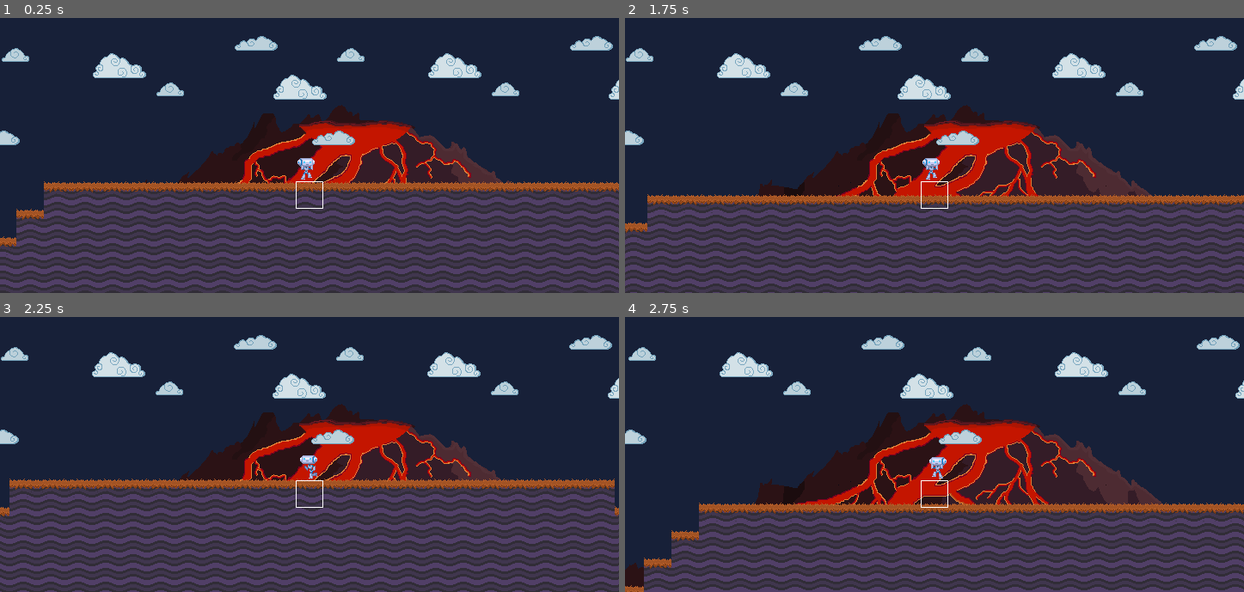
Above: before the commit, frames 1-4 (two rows, left to right).
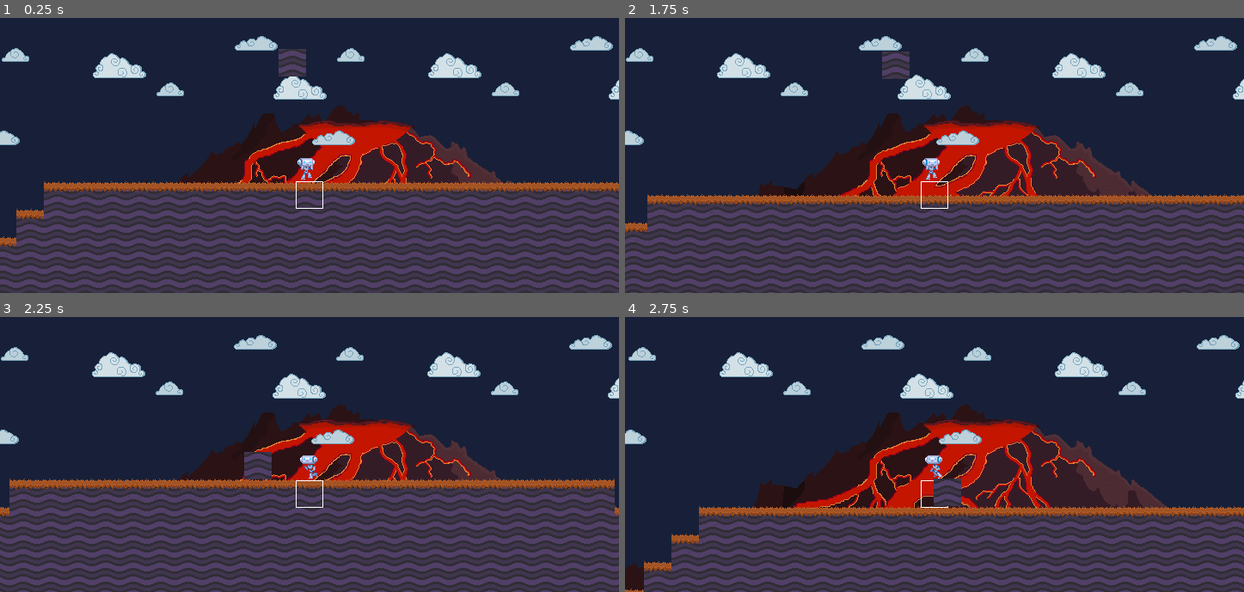
Above: after the commit, the same moments.

Repository: HaywardMorihara/SurviveTheIsland
Game: Godot game, scene res://src/Main/Game.tscn
The game is run twice, just before and just after one commit, with the same random seed, the same clock (stepped at 60 frames per second) and the same inputs.
Inputs:
- Up to frame 1 (0.25 s): no input
- Up to frame 2 (1.75 s): hold Tab (splitscreen) 0.53-1.28 s; hold D (move_right) from 0.53 s (still down); tap W (jump) at 0.77, 0.8, 1.07, 1.35, 1.52 s; tap Enter at 1.25 s; tap Tab (splitscreen) at 1.55 s
- Up to frame 3 (2.25 s): tap W (jump) at 1.82 s; release D (move_right) at 2.03 s; hold A (move_left) from 2.03 s (still down); tap Down (aim_down) at 2.1 s
- Up to frame 4 (2.75 s): keep holding A (move_left); tap W (jump) at 2.3 s

The runs differ from the first frame. In frame 1, 0.4% of the frame differs, in the area x 45-50%, y 11-22%; in frame 2, 0.4%; in frame 3, 0.4%; in frame 4, 17%, in the area x 0-100%, y 50-100%.
Error before the commit: Attempt to call function 'connect' in base 'null instance' on a null instance. (res://src/UserInterface/CoinsCounter.gd:20)
Error after the commit: Invalid get index 'offest' (on base: 'Sprite'). (res://src/Weather/LavaPiece.gd:11)

Commit message:
Work in progress
Just commiting some changes

Diff:
--- a/project.godot
+++ b/project.godot
@@ -14,7 +14,7 @@
 "language": "GDScript",
 "path": "res://src/Actors/Actor.gd"
 }, {
-"base": "Area2D",
+"base": "Position2D",
 "class": "BlockPlacement",
 "language": "GDScript",
 "path": "res://src/Actors/BlockPlacement.gd"
@@ -98,125 +98,125 @@
 jump={
 "deadzone": 0.5,
 "events": [ Object(InputEventJoypadButton,"resource_local_to_scene":false,"resource_name":"","device":0,"button_index":0,"pressure":0.0,"pressed":false,"script":null)
-, Object(InputEventKey,"resource_local_to_scene":false,"resource_name":"","device":0,"alt":false,"shift":false,"control":false,"meta":false,"command":false,"pressed":false,"scancode":87,"physical_scancode":0,"unicode":0,"echo":false,"script":null)
+, Object(InputEventKey,"resource_local_to_scene":false,"resource_name":"","device":0,"alt":false,"shift":false,"control":false,"meta":false,"command":false,"pressed":false,"scancode":87,"unicode":0,"echo":false,"script":null)
  ]
 }
 move_left={
 "deadzone": 0.5,
 "events": [ Object(InputEventJoypadButton,"resource_local_to_scene":false,"resource_name":"","device":0,"button_index":14,"pressure":0.0,"pressed":false,"script":null)
-, Object(InputEventKey,"resource_local_to_scene":false,"resource_name":"","device":0,"alt":false,"shift":false,"control":false,"meta":false,"command":false,"pressed":false,"scancode":65,"physical_scancode":0,"unicode":0,"echo":false,"script":null)
+, Object(InputEventKey,"resource_local_to_scene":false,"resource_name":"","device":0,"alt":false,"shift":false,"control":false,"meta":false,"command":false,"pressed":false,"scancode":65,"unicode":0,"echo":false,"script":null)
 , Object(InputEventJoypadMotion,"resource_local_to_scene":false,"resource_name":"","device":0,"axis":0,"axis_value":-1.0,"script":null)
  ]
 }
 move_right={
 "deadzone": 0.5,
 "events": [ Object(InputEventJoypadButton,"resource_local_to_scene":false,"resource_name":"","device":0,"button_index":15,"pressure":0.0,"pressed":false,"script":null)
-, Object(InputEventKey,"resource_local_to_scene":false,"resource_name":"","device":0,"alt":false,"shift":false,"control":false,"meta":false,"command":false,"pressed":false,"scancode":68,"physical_scancode":0,"unicode":0,"echo":false,"script":null)
+, Object(InputEventKey,"resource_local_to_scene":false,"resource_name":"","device":0,"alt":false,"shift":false,"control":false,"meta":false,"command":false,"pressed":false,"scancode":68,"unicode":0,"echo":false,"script":null)
 , Object(InputEventJoypadMotion,"resource_local_to_scene":false,"resource_name":"","device":0,"axis":0,"axis_value":1.0,"script":null)
  ]
 }
 shoot={
 "deadzone": 0.5,
-"events": [ Object(InputEventKey,"resource_local_to_scene":false,"resource_name":"","device":0,"alt":false,"shift":false,"control":false,"meta":false,"command":false,"pressed":false,"scancode":32,"physical_scancode":0,"unicode":0,"echo":false,"script":null)
+"events": [ Object(InputEventKey,"resource_local_to_scene":false,"resource_name":"","device":0,"alt":false,"shift":false,"control":false,"meta":false,"command":false,"pressed":false,"scancode":32,"unicode":0,"echo":false,"script":null)
 , Object(InputEventJoypadButton,"resource_local_to_scene":false,"resource_name":"","device":0,"button_index":2,"pressure":0.0,"pressed":false,"script":null)
 , Object(InputEventMouseButton,"resource_local_to_scene":false,"resource_name":"","device":0,"alt":false,"shift":false, …(202 unchanged characters)…
-, Object(InputEventKey,"resource_local_to_scene":false,"resource_name":"","device":0,"alt":false,"shift":false,"control":false,"meta":false,"command":false,"pressed":false,"scancode":16777350,"physical_scancode":0,"unicode":0,"echo":false,"script":null)
-, Object(InputEventKey,"resource_local_to_scene":false,"resource_name":"","device":0,"alt":false,"shift":false,"control":false,"meta":false,"command":false,"pressed":false,"scancode":16777238,"physical_scancode":0,"unicode":0,"echo":false,"script":null)
+, Object(InputEventKey,"resource_local_to_scene":false,"resource_name":"","device":0,"alt":false,"shift":false,"control":false,"meta":false,"command":false,"pressed":false,"scancode":16777350,"unicode":0,"echo":false,"script":null)
+, Object(InputEventKey,"resource_local_to_scene":false,"resource_name":"","device":0,"alt":false,"shift":false,"control":false,"meta":false,"command":false,"pressed":false,"scancode":16777238,"unicode":0,"echo":false,"script":null)
  ]
 }
 toggle_fullscreen={
 "deadzone": 0.5,
-"events": [ Object(InputEventKey,"resource_local_to_scene":false,"resource_name":"","device":0,"alt":false,"shift":false,"control":false,"meta":false,"command":false,"pressed":false,"scancode":16777254,"physical_scancode":0,"unicode":0,"echo":false,"script":null)
+"events": [ Object(InputEventKey,"resource_local_to_scene":false,"resource_name":"","device":0,"alt":false,"shift":false,"control":false,"meta":false,"command":false,"pressed":false,"scancode":16777254,"unicode":0,"echo":false,"script":null)
  ]
 }
 toggle_pause={
 "deadzone": 0.5,
-"events": [ Object(InputEventKey,"resource_local_to_scene":false,"resource_name":"","device":0,"alt":false,"shift":false,"control":false,"meta":false,"command":false,"pressed":false,"scancode":16777217,"physical_scancode":0,"unicode":0,"echo":false,"script":null)
+"events": [ Object(InputEventKey,"resource_local_to_scene":false,"resource_name":"","device":0,"alt":false,"shift":false,"control":false,"meta":false,"command":false,"pressed":false,"scancode":16777217,"unicode":0,"echo":false,"script":null)
 , Object(InputEventJoypadButton,"resource_local_to_scene":false,"resource_name":"","device":0,"button_index":11,"pressure":0.0,"pressed":false,"script":null)
  ]
 }
 jump_p1={
 "deadzone": 0.5,
-"events": [ Object(InputEventKey,"resource_local_to_scene":false,"resource_name":"","device":0,"alt":false,"shift":false,"control":false,"meta":false,"command":false,"pressed":false,"scancode":87,"physical_scancode":0,"unicode":0,"echo":false,"script":null)
+"events": [ Object(InputEventKey,"resource_local_to_scene":false,"resource_name":"","device":0,"alt":false,"shift":false,"control":false,"meta":false,"command":false,"pressed":false,"scancode":87,"unicode":0,"echo":false,"script":null)
 , Object(InputEventJoypadButton,"resource_local_to_scene":false,"resource_name":"","device":0,"button_index":0,"pressure":0.0,"pressed":false,"script":null)
  ]
 }
 move_left_p1={
 "deadzone": 0.5,
-"events": [ Object(InputEventKey,"resource_local_to_scene":false,"resource_name":"","device":0,"alt":false,"shift":false,"control":false,"meta":false,"command":false,"pressed":false,"scancode":65,"physical_scancode":0,"unicode":0,"echo":false,"script":null)
+"events": [ Object(InputEventKey,"resource_local_to_scene":false,"resource_name":"","device":0,"alt":false,"shift":false,"control":false,"meta":false,"command":false,"pressed":false,"scancode":65,"unicode":0,"echo":false,"script":null)
 , Object(InputEventJoypadButton,"resource_local_to_scene":false,"resource_name":"","device":0,"button_index":14,"pressure":0.0,"pressed":false,"script":null)
 , Object(InputEventJoypadMotion,"resource_local_to_scene":false,"resource_name":"","device":0,"axis":0,"axis_value":-1.0,"script":null)
  ]
 }
 move_right_p1={
 "deadzone": 0.5,
-"events": [ Object(InputEventKey,"resource_local_to_scene":false,"resource_name":"","device":0,"alt":false,"shift":false,"control":false,"meta":false,"command":false,"pressed":false,"scancode":68,"physical_scancode":0,"unicode":0,"echo":false,"script":null)
+"events": [ Object(InputEventKey,"resource_local_to_scene":false,"resource_name":"","device":0,"alt":false,"shift":false,"control":false,"meta":false,"command":false,"pressed":false,"scancode":68,"unicode":0,"echo":false,"script":null)
 , Object(InputEventJoypadButton,"resource_local_to_scene":false,"resource_name":"","device":0,"button_index":15,"pressure":0.0,"pressed":false,"script":null)
 , Object(InputEventJoypadMotion,"resource_local_to_scene":false,"resource_name":"","device":0,"axis":0,"axis_value":1.0,"script":null)
  ]
 }
 shoot_p1={
 "deadzone": 0.5,
-"events": [ Object(InputEventKey,"resource_local_to_scene":false,"resource_name":"","device":0,"alt":false,"shift":false,"control":false,"meta":false,"command":false,"pressed":false,"scancode":32,"physical_scancode":0,"unicode":0,"echo":false,"script":null)
+"events": [ Object(InputEventKey,"resource_local_to_scene":false,"resource_name":"","device":0,"alt":false,"shift":false,"control":false,"meta":false,"command":false,"pressed":false,"scancode":32,"unicode":0,"echo":false,"script":null)
 , Object(InputEventJoypadButton,"resource_local_to_scene":false,"resource_name":"","device":0,"button_index":2,"pressure":0.0,"pressed":false,"script":null)
  ]
 }
 jump_p2={
 "deadzone": 0.5,
-"events": [ Object(InputEventKey,"resource_local_to_scene":false,"resource_name":"","device":0,"alt":false,"shift":false,"control":false,"meta":false,"command":false,"pressed":false,"scancode":16777232,"physical_scancode":0,"unicode":0,"echo":false,"script":null)
+"events": [ Object(InputEventKey,"resource_local_to_scene":false,"resource_name":"","device":0,"alt":false,"shift":false,"control":false,"meta":false,"command":false,"pressed":false,"scancode":16777232,"unicode":0,"echo":false,"script":null)
 , Object(InputEventJoypadButton,"resource_local_to_scene":false,"resource_name":"","device":1,"button_index":0,"pressure":0.0,"pressed":false,"script":null)
  ]
 }
 move_left_p2={
 "deadzone": 0.5,
-"events": [ Object(InputEventKey,"resource_local_to_scene":false,"resource_name":"","device":0,"alt":false,"shift":false,"control":false,"meta":false,"command":false,"pressed":false,"scancode":16777231,"physical_scancode":0,"unicode":0,"echo":false,"script":null)
+"events": [ Object(InputEventKey,"resource_local_to_scene":false,"resource_name":"","device":0,"alt":false,"shift":false,"control":false,"meta":false,"command":false,"pressed":false,"scancode":16777231,"unicode":0,"echo":false,"script":null)
 , Object(InputEventJoypadButton,"resource_local_to_scene":false,"resource_name":"","device":1,"button_index":14,"pressure":0.0,"pressed":false,"script":null)
 , Object(InputEventJoypadMotion,"resource_local_to_scene":false,"resource_name":"","device":1,"axis":0,"axis_value":-1.0,"script":null)
  ]
 }
 move_right_p2={
 "deadzone": 0.5,
-"events": [ Object(InputEventKey,"resource_local_to_scene":false,"resource_name":"","device":0,"alt":false,"shift":false,"control":false,"meta":false,"command":false,"pressed":false,"scancode":16777233,"physical_scancode":0,"unicode":0,"echo":false,"script":null)
+"events": [ Object(InputEventKey,"resource_local_to_scene":false,"resource_name":"","device":0,"alt":false,"shift":false,"control":false,"meta":false,"command":false,"pressed":false,"scancode":16777233,"unicode":0,"echo":false,"script":null)
 , Object(InputEventJoypadButton,"resource_local_to_scene":false,"resource_name":"","device":1,"button_index":15,"pressure":0.0,"pressed":false,"script":null)
 , Object(InputEventJoypadMotion,"resource_local_to_scene":false,"resource_name":"","device":1,"axis":0,"axis_value":1.0,"script":null)
  ]
 }
 shoot_p2={
 "deadzone": 0.5,
-"events": [ Object(InputEventKey,"resource_local_to_scene":false,"resource_name":"","device":0,"alt":false,"shift":false,"control":false,"meta":false,"command":false,"pressed":false,"scancode":16777350,"physical_scancode":0,"unicode":0,"echo":false,"script":null)
-, Object(InputEventKey,"resource_local_to_scene":false,"resource_name":"","device":0,"alt":false,"shift":false,"control":false,"meta":false,"command":false,"pressed":false,"scancode":16777238,"physical_scancode":0,"unicode":0,"echo":false,"script":null)
+"events": [ Object(InputEventKey,"resource_local_to_scene":false,"resource_name":"","device":0,"alt":false,"shift":false,"control":false,"meta":false,"command":false,"pressed":false,"scancode":16777350,"unicode":0,"echo":false,"script":null)
+, Object(InputEventKey,"resource_local_to_scene":false,"resource_name":"","device":0,"alt":false,"shift":false,"control":false,"meta":false,"command":false,"pressed":false,"scancode":16777238,"unicode":0,"echo":false,"script":null)
 , Object(InputEventJoypadButton,"resource_local_to_scene":false,"resource_name":"","device":1,"button_index":2,"pressure":0.0,"pressed":false,"script":null)
  ]
 }
 splitscreen={
 "deadzone": 0.5,
 "events": [ Object(InputEventJoypadButton,"resource_local_to_scene":false,"resource_name":"","device":-1,"button_index":10,"pressure":0.0,"pressed":false,"script":null)
-, Object(InputEventKey,"resource_local_to_scene":false,"resource_name":"","device":0,"alt":false,"shift":false,"control":false,"meta":false,"command":false,"pressed":false,"scancode":16777218,"physical_scancode":0,"unicode":0,"echo":false,"script":null)
+, Object(InputEventKey,"resource_local_to_scene":false,"resource_name":"","device":0,"alt":false,"shift":false,"control":false,"meta":false,"command":false,"pressed":false,"scancode":16777218,"unicode":0,"echo":false,"script":null)
  ]
 }
 aim_left={
 "deadzone": 0.5,
-"events": [ Object(InputEventKey,"resource_local_to_scene":false,"resource_name":"","device":0,"alt":false,"shift":false,"control":false,"meta":false,"command":false,"pressed":false,"scancode":16777231,"physical_scancode":0,"unicode":0,"echo":false,"script":null)
+"events": [ Object(InputEventKey,"resource_local_to_scene":false,"resource_name":"","device":0,"alt":false,"shift":false,"control":false,"meta":false,"command":false,"pressed":false,"scancode":16777231,"unicode":0,"echo":false,"script":null)
  ]
 }
 aim_right={
 "deadzone": 0.5,
-"events": [ Object(InputEventKey,"resource_local_to_scene":false,"resource_name":"","device":0,"alt":false,"shift":false,"control":false,"meta":false,"command":false,"pressed":false,"scancode":16777233,"physical_scancode":0,"unicode":0,"echo":false,"script":null)
+"events": [ Object(InputEventKey,"resource_local_to_scene":false,"resource_name":"","device":0,"alt":false,"shift":false,"control":false,"meta":false,"command":false,"pressed":false,"scancode":16777233,"unicode":0,"echo":false,"script":null)
  ]
 }
 aim_up={
 "deadzone": 0.5,
-"events": [ Object(InputEventKey,"resource_local_to_scene":false,"resource_name":"","device":0,"alt":false,"shift":false,"control":false,"meta":false,"command":false,"pressed":false,"scancode":16777232,"physical_scancode":0,"unicode":0,"echo":false,"script":null)
+"events": [ Object(InputEventKey,"resource_local_to_scene":false,"resource_name":"","device":0,"alt":false,"shift":false,"control":false,"meta":false,"command":false,"pressed":false,"scancode":16777232,"unicode":0,"echo":false,"script":null)
  ]
 }
 aim_down={
 "deadzone": 0.5,
-"events": [ Object(InputEventKey,"resource_local_to_scene":false,"resource_name":"","device":0,"alt":false,"shift":false,"control":false,"meta":false,"command":false,"pressed":false,"scancode":16777234,"physical_scancode":0,"unicode":0,"echo":false,"script":null)
+"events": [ Object(InputEventKey,"resource_local_to_scene":false,"resource_name":"","device":0,"alt":false,"shift":false,"control":false,"meta":false,"command":false,"pressed":false,"scancode":16777234,"unicode":0,"echo":false,"script":null)
  ]
 }
 remove_block={
 "deadzone": 0.5,
-"events": [ Object(InputEventKey,"resource_local_to_scene":false,"resource_name":"","device":0,"alt":false,"shift":false,"control":false,"meta":false,"command":false,"pressed":false,"scancode":90,"physical_scancode":0,"unicode":0,"echo":false,"script":null)
+"events": [ Object(InputEventKey,"resource_local_to_scene":false,"resource_name":"","device":0,"alt":false,"shift":false,"control":false,"meta":false,"command":false,"pressed":false,"scancode":90,"unicode":0,"echo":false,"script":null)
  ]
 }
 
@@ -245,11 +245,11 @@
 quality/driver/driver_name="GLES2"
 quality/intended_usage/framebuffer_allocation=0
 quality/intended_usage/framebuffer_allocation.mobile=1
+quality/2d/use_pixel_snap=true
+quality/filters/use_nearest_mipmap_filter=true
+quality/depth/hdr=false
 2d/snapping/use_gpu_pixel_snap=true
 quality/filters/anisotropic_filter_level=2
-quality/filters/use_nearest_mipmap_filter=true
-quality/depth/hdr=false
-quality/2d/use_pixel_snap=true
 
 [texture_import]
 
--- a/src/Actors/Player.tscn
+++ b/src/Actors/Player.tscn
@@ -11,11 +11,10 @@
 [ext_resource path="res://src/Actors/BlockPlacement.gd" type="Script" id=9]
 [ext_resource path="res://assets/art/player/retina.png" type="Texture" id=10]
 
-[sub_resource type="RectangleShape2D" id=12]
+[sub_resource type="RectangleShape2D" id=1]
 extents = Vector2( 16, 16 )
 
-[sub_resource type="Animation" id=1]
-resource_name = "crouch"
+[sub_resource type="Animation" id=2]
 length = 0.01
 loop = true
 step = 0.25
@@ -32,8 +31,7 @@
 "values": [ 22 ]
 }
 
-[sub_resource type="Animation" id=2]
-resource_name = "falling"
+[sub_resource type="Animation" id=3]
 length = 0.01
 loop = true
 step = 0.25
@@ -50,8 +48,7 @@
 "values": [ 21 ]
 }
 
-[sub_resource type="Animation" id=3]
-resource_name = "falling_weapon"
+[sub_resource type="Animation" id=4]
 length = 0.5
 loop = true
 step = 0.25
@@ -119,7 +116,7 @@
 "values": [ 23, 24, 23 ]
 }
 
-[sub_resource type="Animation" id=7]
+[sub_resource type="Animation" id=8]
 length = 0.5
 loop = true
 step = 0.25
@@ -223,27 +220,27 @@
 texture = ExtResource( 10 )
 
 [node name="CollisionShape2D" type="CollisionShape2D" parent="BlockPlacement"]
-shape = SubResource( 12 )
+shape = SubResource( 1 )
 
 [node name="Sprite" type="Sprite" parent="."]
 position = Vector2( 0, -14 )
 texture = ExtResource( 2 )
+vframes = 2
 hframes = 16
-vframes = 2
 frame = 16
 
 [node name="AnimationPlayer" type="AnimationPlayer" parent="."]
 playback_speed = 2.6
-anims/crouch = SubResource( 1 )
-anims/falling = SubResource( 2 )
-anims/falling_weapon = SubResource( 3 )
-anims/idle = SubResource( 4 )
-anims/idle_weapon = SubResource( 5 )
-anims/jumping = SubResource( 6 )
-anims/jumping_weapon = SubResource( 7 )
-anims/run = SubResource( 8 )
-anims/run_weapon = SubResource( 9 )
-anims/standing_weapon_ready = SubResource( 10 )
+anims/crouch = SubResource( 2 )
+anims/falling = SubResource( 3 )
+anims/falling_weapon = SubResource( 4 )
+anims/idle = SubResource( 5 )
+anims/idle_weapon = SubResource( 6 )
+anims/jumping = SubResource( 7 )
+anims/jumping_weapon = SubResource( 8 )
+anims/run = SubResource( 9 )
+anims/run_weapon = SubResource( 10 )
+anims/standing_weapon_ready = SubResource( 11 )
 
 [node name="Camera" type="Camera2D" parent="."]
 position = Vector2( 0, -28 )
@@ -289,5 +286,4 @@
 normal = ExtResource( 8 )
 action = "shoot"
 visibility_mode = 1
-
 [connection signal="block_placed" from="BlockPlacement" to="." method="_on_BlockPlacement_block_placed"]
--- a/src/Main/Game.tscn
+++ b/src/Main/Game.tscn
@@ -1,9 +1,10 @@
-[gd_scene load_steps=5 format=2]
+[gd_scene load_steps=6 format=2]
 
 [ext_resource path="res://src/UserInterface/PauseMenu.tscn" type="PackedScene" id=1]
 [ext_resource path="res://src/Main/Game.gd" type="Script" id=2]
 [ext_resource path="res://src/Level/Level.tscn" type="PackedScene" id=3]
 [ext_resource path="res://src/Actors/Player.tscn" type="PackedScene" id=4]
+[ext_resource path="res://src/Weather/LavaPiece.tscn" type="PackedScene" id=5]
 
 [node name="Game" type="Node"]
 pause_mode = 2
@@ -19,4 +20,6 @@
 
 [node name="PauseMenu" parent="InterfaceLayer" instance=ExtResource( 1 )]
 
+[node name="RigidBody2D" parent="." instance=ExtResource( 5 )]
+position = Vector2( 257.314, 220.315 )
 [connection signal="block_placed" from="Level/Player" to="Level" method="_on_Player_block_placed"]
--- /dev/null
+++ b/src/Weather/LavaPiece.gd
@@ -0,0 +1,20 @@
+extends RigidBody2D
+
+
+# Declare member variables here. Examples:
+# var a = 2
+# var b = "text"
+
+
+# Called when the node enters the scene tree for the first time.
+func _ready():
+	$Sprite.offest.x += 100
+	print('YEA WORKS')
+
+
+# Called every frame. 'delta' is the elapsed time since the previous frame.
+func _physics_process(delta):
+	pass
+
+func _on_RigidBody2D_body_entered(body):
+	$Sprite.offest.x += 100
--- /dev/null
+++ b/src/Weather/LavaPiece.tscn
@@ -0,0 +1,22 @@
+[gd_scene load_steps=4 format=2]
+
+[ext_resource path="res://assets/art/blocks/demo_block.png" type="Texture" id=1]
+[ext_resource path="res://src/Weather/LavaPiece.gd" type="Script" id=2]
+
+[sub_resource type="RectangleShape2D" id=1]
+extents = Vector2( 16, 16 )
+
+[node name="RigidBody2D" type="RigidBody2D"]
+collision_layer = 17
+collision_mask = 17
+mass = 0.111111
+contacts_reported = 1
+contact_monitor = true
+script = ExtResource( 2 )
+
+[node name="Sprite" type="Sprite" parent="."]
+texture = ExtResource( 1 )
+
+[node name="CollisionShape2D" type="CollisionShape2D" parent="."]
+shape = SubResource( 1 )
+[connection signal="body_entered" from="." to="." method="_on_RigidBody2D_body_entered"]
Not shown: 8 places in src/Actors/Player.tscn that only renumber resources
